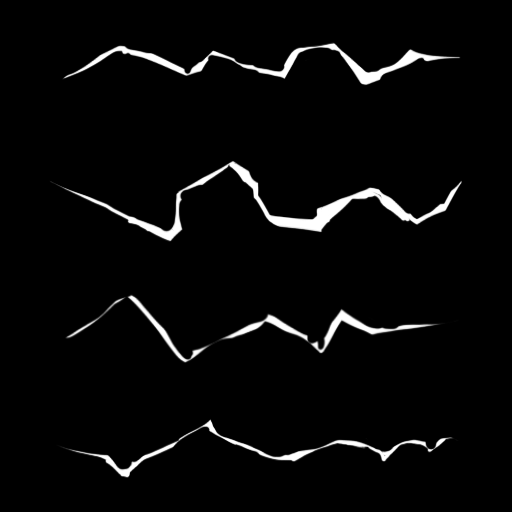
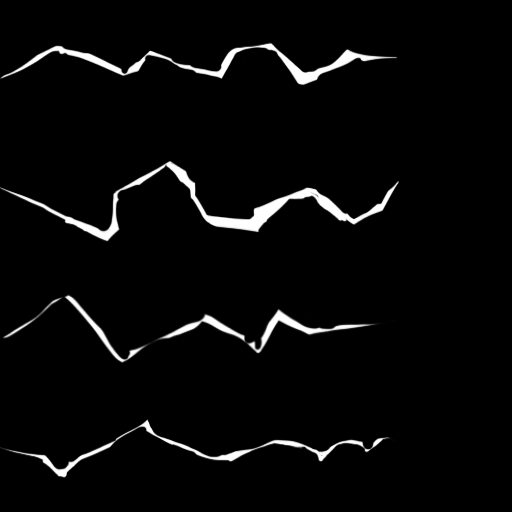
The second 512 x 512 image is a revision of the first. Changes to its layers:
painted on "Layer 1" over [0, 42, 462, 478]
